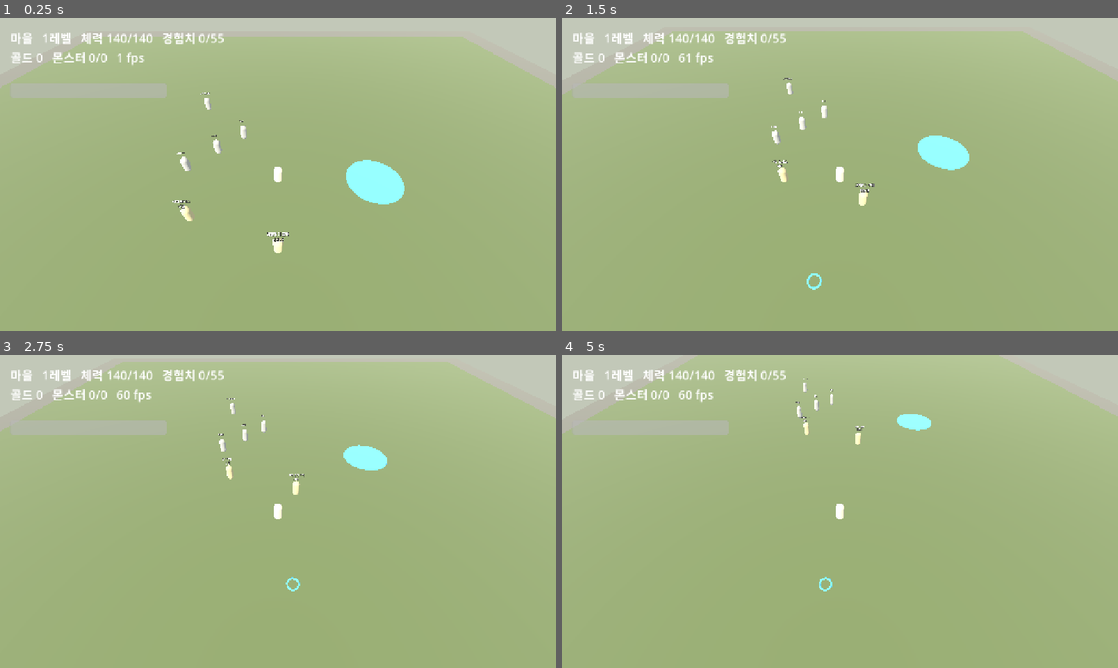
Above: before the commit, frames 1-4 (two rows, left to right).
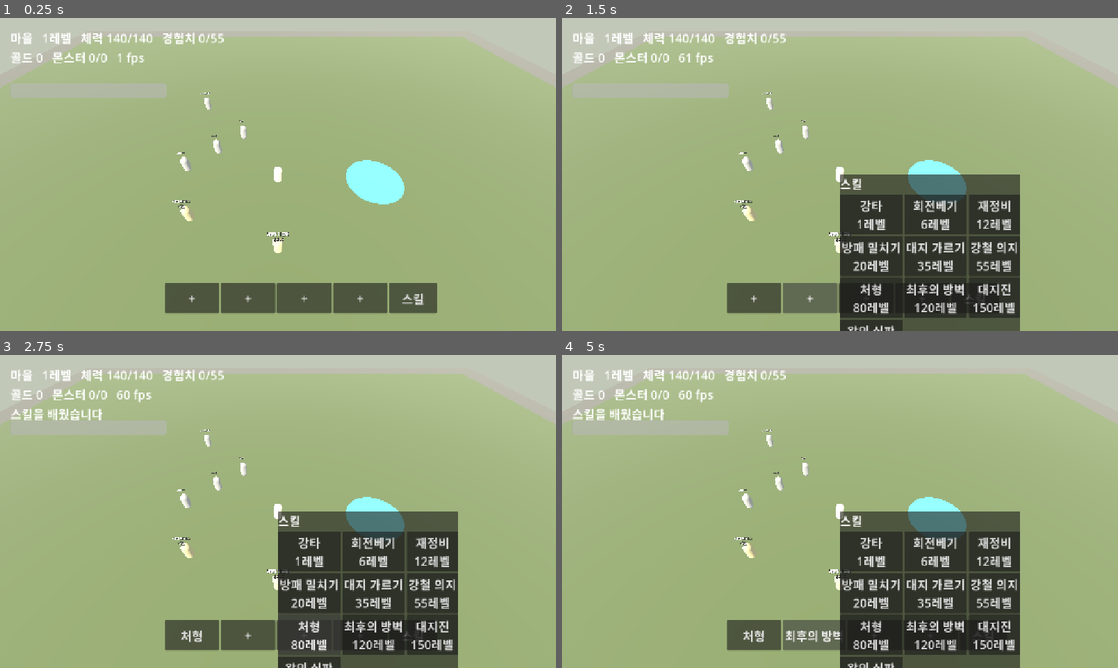
Above: after the commit, the same moments.

Repository: gogoalswo/MMORPG
Game: Godot game, scene res://main.tscn
Two runs of this game, one before a commit and one after it. Both use one fixed random seed, a clock stepped at 60 frames per second and the inputs below.
Inputs (mouse positions are in pixels of both pictures, inside the frame that each line leads up to):
- Up to frame 1 (0.25 s): no input
- Up to frame 2 (1.5 s): click (756, 299) at 0.5 s, where only the run after the commit has a clickable "+"; click (812, 299) at 1.25 s, where only the run after the commit has a clickable "+"
- Up to frame 3 (2.75 s): click (305, 636) at 2 s, where only the run after the commit has a clickable "+"
- Up to frame 4 (5 s): click (756, 636) at 2.75 s, where only the run after the commit has a clickable "처형"; click (923, 636) at 3.5 s, where only the run after the commit has a clickable "+"; click (812, 636) at 4.25 s, where only the run after the commit has a clickable "최후의 방벽"

The runs differ from the first frame. In frame 1, 4.6% of the frame differs, in the area x 29-79%, y 84-95%; in frame 2, 21%; in frame 3, 23%; in frame 4, 24%, in the area x 0-100%, y 0-100%.

Commit message:
고도 이관 11단계: 스킬 시스템 — 배우기·액션바·시전 판정
**스킬 내용(34종)은 다시 만들기로 했으므로 시스템만 옮겼다.** skills.gd 와
World.cast 에는 개별 스킬 수치가 한 줄도 없다 — 표를 읽어 그대로 돌 뿐이라
표가 바뀌면 판정도 화면도 따라온다.

- 배워서 액션바에 올린 것만 쓸 수 있다. 테스트 스위치(unlockAll)가 켜져 있으면
  액션바를 안 보지만, **직업과 쿨타임은 그대로 본다**
- 남의 직업 스킬은 스위치와 무관하게 막힌다
- 경직은 스킬 쿨타임이 아니라 **기본 공격 간격**으로 자른다. 스킬 쿨타임으로
  자르면 걷지도 못하고, 쿨타임을 끈 스위치에서는 경직까지 0 이 된다
- 원거리 스킬은 겨눈 놈 자리에서 터지고(blast_radius), 근접기는 내 몸이 중심이다
- 회복기는 공격 판정을 하지 않는다
- 저장에서 되살릴 때 지금 표에 있는 스킬만 되살린다 — 다시 만드는 중이라
  없어진 id 가 저장에 남아 있을 수 있다

대상 고르기를 _pick_targets 하나로 모았다 (부채꼴·최대 대상 수·터지는 자리).
기본 공격도 같은 함수를 쓴다.

확인: 남의 직업·없는 스킬은 못 배움, 액션바는 배운 것만 4칸, 강타 38 피해(치명타),
회전베기 3마리 동시, 재정비 체력 50->92(140 x 0.3), 회복기에 몬스터 안 맞음,
죽으면 안 나감. 고도 테스트 12개·npm test 135개 통과.

Co-Authored-By: Claude Opus 5 <noreply@anthropic.com>
Claude-Session: https://claude.ai/code/session_01FWZ5o5cfGG3ogQzQN9Uxud

Diff:
--- a/godot/data/skills.json
+++ b/godot/data/skills.json
@@ -478,5 +478,8 @@
     "arrow": 34,
     "fireball": 20,
     "spark": 55
-  }
+  },
+  "cooldownOff": true,
+  "unlockAll": true,
+  "autoTestGapMs": 1000
 }
--- a/godot/game/game.gd
+++ b/godot/game/game.gd
@@ -44,6 +44,9 @@
 var _npc_panel: PanelContainer
 var _npc_title: Label
 var _npc_body: Label
+## 액션바 4칸. 눌리면 그 스킬을 쓴다
+var _bar_buttons: Array = []
+var _skill_panel: PanelContainer
 
 
 func _ready() -> void:
@@ -82,6 +85,13 @@
 			_show_aoe(payload)
 		&"npc":
 			_show_npc(payload)
+		&"skill":
+			# 스킬도 같은 공격 동작을 쓴다
+			_swing_until = Time.get_ticks_msec() + int(payload.get("root_ms", 400))
+		&"skills":
+			_last_event = "스킬을 배웠습니다"
+		&"skillBar":
+			pass
 		&"notice":
 			_last_event = str(payload.get("text", ""))
 		&"gate":
@@ -154,6 +164,88 @@
 
 	_build_gate_panel()
 	_build_npc_panel()
+	_build_skill_bar()
+	_build_skill_panel()
+
+
+## 액션바. 칸 수는 데이터가 정한다 (combat.json 의 skillBarSize)
+func _build_skill_bar() -> void:
+	var row := HBoxContainer.new()
+	row.set_anchors_preset(Control.PRESET_CENTER_BOTTOM)
+	row.position = Vector2(-260, -110)
+	_ui_root.add_child(row)
+
+	for slot in int(GameData.combat().get("skillBarSize", 4)):
+		var button := Button.new()
+		button.custom_minimum_size = Vector2(125, 70)
+		button.text = "-"
+		button.pressed.connect(_on_bar_pressed.bind(slot))
+		row.add_child(button)
+		_bar_buttons.append(button)
+
+	var open := Button.new()
+	open.text = "스킬"
+	open.custom_minimum_size = Vector2(110, 70)
+	open.pressed.connect(func() -> void: _skill_panel.visible = not _skill_panel.visible)
+	row.add_child(open)
+
+
+## 스킬창 — 내 직업 스킬을 늘어놓고, 누르면 배워서 액션바에 올린다.
+## **스킬 내용은 다시 만들기로 했다.** 여기는 표를 읽어 줄을 세울 뿐이라
+## 표가 바뀌면 그대로 따라온다
+func _build_skill_panel() -> void:
+	_skill_panel = PanelContainer.new()
+	_skill_panel.set_anchors_preset(Control.PRESET_CENTER)
+	_skill_panel.visible = false
+	_ui_root.add_child(_skill_panel)
+
+	var rows := VBoxContainer.new()
+	_skill_panel.add_child(rows)
+
+	var title := Label.new()
+	title.text = "스킬"
+	rows.add_child(title)
+
+	var grid := GridContainer.new()
+	grid.columns = 3
+	rows.add_child(grid)
+
+	var me: Dictionary = _transport.snapshot().get("players", {}).get(_transport.my_id(), {})
+	for id in Skills.for_job(str(me.get("job", "knight"))):
+		var skill: Dictionary = Skills.all().get(str(id), {})
+		var button := Button.new()
+		button.text = "%s\n%d레벨" % [skill.get("name", id), skill.get("reqLevel", 1)]
+		button.pressed.connect(_on_skill_pressed.bind(str(id)))
+		grid.add_child(button)
+
+	var close := Button.new()
+	close.text = "닫기"
+	close.pressed.connect(func() -> void: _skill_panel.visible = false)
+	rows.add_child(close)
+
+
+## 스킬창에서 고르면 배우고 빈 칸에 올린다. **배울 수 있는지는 World 가 다시 본다**
+func _on_skill_pressed(skill_id: String) -> void:
+	var me: Dictionary = _transport.snapshot().get("players", {}).get(_transport.my_id(), {})
+	_transport.send(&"learnSkill", {"skill": skill_id})
+
+	var bar: Array = me.get("skill_bar", []).duplicate()
+	if skill_id in bar:
+		return
+	var size := int(GameData.combat().get("skillBarSize", 4))
+	if bar.size() >= size:
+		bar.remove_at(0)
+	bar.append(skill_id)
+	_transport.send(&"setSkillBar", {"bar": bar})
+
+
+func _on_bar_pressed(slot: int) -> void:
+	var me: Dictionary = _transport.snapshot().get("players", {}).get(_transport.my_id(), {})
+	var bar: Array = me.get("skill_bar", [])
+	if slot >= bar.size():
+		_skill_panel.visible = true
+		return
+	_transport.send(&"skill", {"skill": str(bar[slot])})
 
 
 ## NPC 와 말하는 창. 웹 클라의 ui/npcDialog.ts 자리다
@@ -568,6 +660,7 @@
 
 	_hp_bar.max_value = me.stats.maxHp
 	_hp_bar.value = me.hp
+	_refresh_bar(me)
 
 	_label.text = "%s   %d레벨   체력 %d/%d   경험치 %d/%d\n골드 %d   몬스터 %d/%d   %d fps\n%s" % [
 		GameData.zone(zone_now).get("name", zone_now),
@@ -632,6 +725,28 @@
 	mat.transparency = BaseMaterial3D.TRANSPARENCY_ALPHA
 	mat.shading_mode = BaseMaterial3D.SHADING_MODE_UNSHADED
 	return mat
+
+
+## 액션바 글자를 상태에 맞춘다. 쿨타임이 남았으면 남은 초를 적는다
+func _refresh_bar(me: Dictionary) -> void:
+	var bar: Array = me.get("skill_bar", [])
+	var ready_at: Dictionary = me.get("skill_ready_at", {})
+	var now := Time.get_ticks_msec()
+	for slot in _bar_buttons.size():
+		var button: Button = _bar_buttons[slot]
+		if slot >= bar.size():
+			button.text = "+"
+			button.disabled = false
+			continue
+		var id := str(bar[slot])
+		var skill: Dictionary = Skills.all().get(id, {})
+		var left := int(ready_at.get(id, 0)) - now
+		if left > 0:
+			button.text = "%s\n%.1f초" % [skill.get("name", id), left / 1000.0]
+			button.disabled = true
+		else:
+			button.text = str(skill.get("name", id))
+			button.disabled = false
 
 
 func _tick_aoe() -> void:
--- a/godot/net/local_transport.gd
+++ b/godot/net/local_transport.gd
@@ -41,6 +41,12 @@
 			_world.travel(MY_ID, str(payload.get("zone", "")))
 		&"npc":
 			_world.npc_open(MY_ID, str(payload.get("name", "")))
+		&"learnSkill":
+			_world.learn_skill(MY_ID, str(payload.get("skill", "")))
+		&"setSkillBar":
+			_world.set_skill_bar(MY_ID, payload.get("bar", []))
+		&"skill":
+			_world.cast(MY_ID, str(payload.get("skill", "")))
 		&"save":
 			_world.save(MY_ID)
 		_:
--- /dev/null
+++ b/godot/tests/skill_test.gd
@@ -0,0 +1,198 @@
+extends SceneTree
+
+## 스킬 **시스템** — 배우기·액션바·시전·판정.
+##
+## **스킬 내용(34종)은 다시 만들기로 했다.** 그래서 여기서는 개별 스킬의 수치가
+## 맞는지가 아니라, 표에 적힌 대로 판정이 도는지를 본다. 표가 바뀌면 이 테스트가
+## 읽는 값도 같이 바뀐다.
+##
+##   godot --headless --path godot --script tests/skill_test.gd
+
+var _failed := 0
+
+
+func _init() -> void:
+	Save.clear()
+	_case_learn()
+	_case_bar()
+	_case_cast()
+	_case_multi()
+	_case_heal()
+	_case_dead()
+	Save.clear()
+
+	if _failed == 0:
+		print("스킬: 전부 통과")
+		quit(0)
+	else:
+		print("스킬: %d개 실패" % _failed)
+		quit(1)
+
+
+func _fail(text: String) -> void:
+	print("  실패 " + text)
+	_failed += 1
+
+
+func _first(events: Array, type_name: String) -> Dictionary:
+	for e in events:
+		if e.get("type", "") == type_name:
+			return e
+	return {}
+
+
+## 마을(몬스터 0)에 시험용을 놓는다. 사냥터를 쓰면 다른 놈이 먼저 맞는다
+func _setup(mob_count: int = 1) -> Array:
+	var w := World.new()
+	w.open("village")
+	w.join("me")
+	var me: Dictionary = w.snapshot().players["me"]
+	var mobs: Array = w.snapshot().monsters
+	for i in mob_count:
+		var mob := World.make_monster(
+			"dummy%d" % i, GameData.monster_kind("mob003"), 1.5 + i * 0.6, 0.0, 10000.0, 0.0
+		)
+		mobs.append(mob)
+	# 몬스터 쪽을 본다
+	w.input_move("me", 1, 1.0, 0.0, 0.0)
+	return [w, me, mobs]
+
+
+func _case_learn() -> void:
+	var s := _setup()
+	var w: World = s[0]
+	var me: Dictionary = s[1]
+
+	# 남의 직업 스킬은 못 배운다 — 스위치와 무관하다
+	w.learn_skill("me", "fireball")
+	if "fireball" in me.skills:
+		_fail("마법사 스킬을 배웠다")
+
+	# 없는 스킬도 마찬가지
+	w.learn_skill("me", "없는스킬")
+	if me.skills.size() != 0:
+		_fail("없는 스킬이 들어갔다")
+
+	w.drain_events()
+	w.learn_skill("me", "heavy_strike")
+	if not ("heavy_strike" in me.skills):
+		_fail("내 직업 스킬을 못 배웠다")
+	elif _first(w.drain_events(), "skills").is_empty():
+		_fail("배웠다고 알려 주지 않았다")
+	else:
+		print("  배우기: %s (포인트 %d, 잠금해제 스위치 %s)" % [
+			str(me.skills), me.skill_points, Skills.unlock_all()
+		])
+
+
+func _case_bar() -> void:
+	var s := _setup()
+	var w: World = s[0]
+	var me: Dictionary = s[1]
+	var size := int(GameData.combat().get("skillBarSize", 4))
+
+	# 안 배운 것은 안 올라간다
+	w.set_skill_bar("me", ["heavy_strike", "whirlwind"])
+	if me.skill_bar.size() != 0:
+		_fail("안 배운 스킬이 액션바에 올라갔다")
+
+	for id in Skills.for_job("knight"):
+		w.learn_skill("me", str(id))
+	w.set_skill_bar("me", Skills.for_job("knight"))
+	if me.skill_bar.size() != size:
+		_fail("액션바가 %d칸이어야 하는데 %d" % [size, me.skill_bar.size()])
+	else:
+		print("  액션바 %d칸: %s" % [size, str(me.skill_bar)])
+
+
+func _case_cast() -> void:
+	var s := _setup()
+	var w: World = s[0]
+	var me: Dictionary = s[1]
+	var mob: Dictionary = s[2][0]
+	w.learn_skill("me", "heavy_strike")
+	w.set_skill_bar("me", ["heavy_strike"])
+	w.drain_events()
+
+	w.cast("me", "heavy_strike")
+	var events := w.drain_events()
+	var used := _first(events, "skill")
+	var hit := _first(events, "hit")
+	if used.is_empty():
+		_fail("스킬을 못 썼다")
+		return
+	if int(used.root_ms) <= 0:
+		_fail("경직이 0 이다 — 스킬도 같은 공격 동작을 쓴다")
+	if hit.is_empty():
+		_fail("사거리 안인데 안 맞았다")
+		return
+
+	# 강타 power 2.2, 기사 Lv1 공격 12 -> 26.4, 들늑대 방어 3 -> 25 (치명타면 1.5배)
+	var want: int = 38 if hit.crit else 25
+	if int(hit.amount) != want:
+		_fail("피해가 %d 여야 하는데 %d" % [want, hit.amount])
+	elif str(hit.get("skill", "")) != "heavy_strike":
+		_fail("어느 스킬이었는지 안 실려 왔다")
+	else:
+		print("  강타: %d 피해 (경직 %dms)" % [hit.amount, used.root_ms])
+
+	# 남의 직업 스킬은 써지지 않는다
+	w.cast("me", "fireball")
+	if not _first(w.drain_events(), "skill").is_empty():
+		_fail("마법사 스킬이 나갔다")
+
+
+func _case_multi() -> void:
+	# 회전베기 maxTargets 5, 전방위(arc 2PI) — 앞에 셋을 놓으면 셋 다 맞아야 한다
+	var s := _setup(3)
+	var w: World = s[0]
+	w.learn_skill("me", "whirlwind")
+	w.set_skill_bar("me", ["whirlwind"])
+	w.drain_events()
+
+	w.cast("me", "whirlwind")
+	var hits := 0
+	for e in w.drain_events():
+		if e.get("type", "") == "hit":
+			hits += 1
+	if hits != 3:
+		_fail("회전베기가 3마리를 쳐야 하는데 %d마리" % hits)
+	else:
+		print("  회전베기: %d마리 동시" % hits)
+
+
+func _case_heal() -> void:
+	# 재정비 selfHeal 0.3 — 공격 판정을 하지 않고 체력만 올린다
+	var s := _setup()
+	var w: World = s[0]
+	var me: Dictionary = s[1]
+	var mob: Dictionary = s[2][0]
+	me.hp = 50
+	w.learn_skill("me", "regroup")
+	w.set_skill_bar("me", ["regroup"])
+	w.drain_events()
+
+	w.cast("me", "regroup")
+	var events := w.drain_events()
+	var heal := _first(events, "hit")
+	if int(me.hp) != 92:  # 50 + round(140 * 0.3)
+		_fail("체력이 92 여야 하는데 %d" % me.hp)
+	elif not bool(heal.get("heal", false)):
+		_fail("회복이라고 알려 주지 않았다")
+	elif int(mob.hp) != int(mob.max_hp):
+		_fail("회복기인데 몬스터가 맞았다")
+	else:
+		print("  재정비: 체력 50 -> %d" % me.hp)
+
+
+func _case_dead() -> void:
+	var s := _setup()
+	var w: World = s[0]
+	var me: Dictionary = s[1]
+	w.learn_skill("me", "heavy_strike")
+	w.set_skill_bar("me", ["heavy_strike"])
+	me["dead"] = true
+	w.drain_events()
+	w.cast("me", "heavy_strike")
+	if not w.drain_events().is_empty():
+		_fail("죽었는데 스킬이 나갔다")
--- a/godot/world/save.gd
+++ b/godot/world/save.gd
@@ -31,6 +31,9 @@
 		"hp": player.hp,
 		"dead": player.get("dead", false),
 		"gold": player.get("gold", 0),
+		"skills": player.get("skills", []),
+		"skill_points": player.get("skill_points", 0),
+		"skill_bar": player.get("skill_bar", []),
 	}, "\t"))
 	file.close()
 
--- /dev/null
+++ b/godot/world/skills.gd
@@ -0,0 +1,75 @@
+class_name Skills
+extends RefCounted
+
+## packages/shared/src/skills.ts 의 판정 함수 이식본.
+##
+## **스킬 내용(34종)은 다시 만들기로 했다.** 여기 있는 것은 내용과 무관한 규칙뿐이고,
+## 표(`data/skills.json`)가 바뀌어도 그대로 돈다.
+##
+## 테스트 스위치 두 개가 표에 같이 들어 있다 — 켜져 있으면 쿨타임이 0 이고
+## 요구 레벨·스킬 포인트를 안 본다. 끄면 곧바로 다시 잠긴다.
+
+static func _table() -> Dictionary:
+	return GameData.load_table("skills")
+
+
+static func all() -> Dictionary:
+	return _table().get("skills", {})
+
+
+static func for_job(job: String) -> Array:
+	return _table().get("byJob", {}).get(job, [])
+
+
+## **이 직업이 실제로 가진 스킬인지 — 판정하는 쪽이 반드시 확인해야 한다**
+static func get_skill(job: String, skill_id: String) -> Dictionary:
+	var skill: Dictionary = all().get(skill_id, {})
+	if skill.is_empty() or str(skill.get("job", "")) != job:
+		return {}
+	return skill
+
+
+static func cooldown_off() -> bool:
+	return bool(_table().get("cooldownOff", false))
+
+
+static func unlock_all() -> bool:
+	return bool(_table().get("unlockAll", false))
+
+
+## 실제로 적용할 쿨타임(ms) — 테스트 스위치가 켜져 있으면 0
+static func cooldown_of(skill: Dictionary) -> int:
+	return 0 if cooldown_off() else int(skill.get("cooldown", 0))
+
+
+## 배울 수 있나. **직업은 스위치와 무관하게 본다** —
+## 남의 직업 스킬은 배워 봐야 쓸 수가 없다
+static func can_learn(skill: Dictionary, job: String, level: int) -> bool:
+	if str(skill.get("job", "")) != job:
+		return false
+	return unlock_all() or level >= int(skill.get("reqLevel", 1))
+
+
+static func point_cost() -> int:
+	return 0 if unlock_all() else 1
+
+
+## 날아가는 것이 보이는 스킬인가. 따로 필드를 두지 않고 projectile 로 가른다 —
+## 필드를 하나 더 만들면 두 값이 어긋난 스킬이 반드시 생긴다
+static func is_ranged(skill: Dictionary) -> bool:
+	return str(skill.get("projectile", "")) != ""
+
+
+## 원거리 스킬이 **타겟 자리에서** 터질 때의 판정 반경.
+##
+## 사거리를 그대로 쓰면 안 된다 — 원거리기는 사거리가 10~14 라 타겟을 중심으로
+## 그만큼 잡으면 화면 전체가 범위가 된다. 단일기는 몸 하나 크기만 본다
+static func blast_radius(skill: Dictionary) -> float:
+	var c := GameData.combat()
+	var minimum := float(c.get("skillBlastMin", 0.6))
+	if int(skill.get("maxTargets", 1)) <= 1:
+		return minimum
+	return minf(
+		float(c.get("skillBlastMax", 6.0)),
+		maxf(minimum, float(skill.get("range", 0)) * float(c.get("skillBlastRatio", 0.35))),
+	)
--- a/godot/world/world.gd
+++ b/godot/world/world.gd
@@ -98,6 +98,12 @@
 		"stats": stats,
 		"next_attack_at": 0,
 		"rooted_until": 0,
+		# --- 스킬 ---
+		"skills": kept.get("skills", []).duplicate(),
+		"skill_points": int(kept.get("skill_points", level - 1)),
+		"skill_bar": kept.get("skill_bar", []).duplicate(),
+		# 스킬별 다음에 쓸 수 있는 시각
+		"skill_ready_at": {},
 	}
 
 
@@ -215,55 +221,59 @@
 	# 휘두르는 동안 못 움직인다는 통보. 화면이 이 값만큼 동작을 튼다
 	_events.append({"type": "swing", "id": player_id, "root_ms": root})
 
-	var target := _pick_target(player, float(stats.attackRange))
-	if target.is_empty():
-		return
-
-	var damage := Combat.compute_damage(float(stats.attack), target.defense)
-	var crit := Combat.roll_crit(float(stats.crit), _rng.randf())
-	if crit:
-		damage = roundi(damage * float(stats.critDamage))
-
-	target.hp = maxi(0, int(target.hp) - damage)
-	_events.append({
-		"type": "hit",
-		"target": target.id,
-		"amount": damage,
-		"crit": crit,
-		"killed": target.hp <= 0,
-		"x": target.x,
-		"z": target.z,
-	})
-
-	if target.hp <= 0:
-		_kill(player, target, now)
-
-
-## 정면 부채꼴 안에서 가장 가까운 산 몬스터
-func _pick_target(player: Dictionary, attack_range: float) -> Dictionary:
+	var picked := _pick_targets(player, float(stats.attackRange), _attack_arc(), 1)
+	if picked.is_empty():
+		return
+	var target: Dictionary = picked[0]
+
+	_hit_monster(player, target, float(stats.attack), "")
+
+
+## 맞을 놈들을 고른다. **가까운 순서로 max_targets 만큼.**
+##
+## origin 이 주어지면 그 자리를 중심으로 한 **원**으로 본다 (원거리 스킬이 날아가
+## 터진 것). 날아가 터진 것에 "시전자 정면"은 의미가 없다. origin 이 없으면
+## 시전자 자리에서 정면 부채꼴로 본다 — 등 뒤는 맞지 않는다.
+func _pick_targets(
+	player: Dictionary,
+	reach: float,
+	arc: float,
+	max_targets: int,
+	origin: Dictionary = {},
+) -> Array:
+	if max_targets <= 0:
+		return []
+	var from_x: float = origin.get("x", player.x)
+	var from_z: float = origin.get("z", player.z)
 	var facing_x := sin(float(player.rot))
 	var facing_z := cos(float(player.rot))
-	var half_arc := float(GameData.combat().get("attackArc", PI * 0.6)) / 2.0
-
-	var best: Dictionary = {}
-	var best_dist := INF
+	var half_arc := arc / 2.0
+	var use_arc := origin.is_empty() and arc < TAU
+
+	var found: Array = []
 	for monster in _monsters:
 		if int(monster.hp) <= 0:
 			continue
-		var dx: float = monster.x - player.x
-		var dz: float = monster.z - player.z
+		var dx: float = monster.x - from_x
+		var dz: float = monster.z - from_z
 		var dist := sqrt(dx * dx + dz * dz)
-		if dist > attack_range:
-			continue
-		# 등 뒤는 맞지 않는다
-		if dist >= 1e-3:
+		if dist > reach:
+			continue
+		if use_arc and dist >= 1e-3:
 			var dot := (dx / dist) * facing_x + (dz / dist) * facing_z
 			if acos(clampf(dot, -1.0, 1.0)) > half_arc:
 				continue
-		if dist < best_dist:
-			best_dist = dist
-			best = monster
-	return best
+		found.append({"monster": monster, "dist": dist})
+
+	# 가까운 순서로 — 범위기라도 눈앞의 적부터 맞는 게 자연스럽다
+	found.sort_custom(func(a, b): return a.dist < b.dist)
+
+	var out: Array = []
+	for entry in found:
+		if out.size() >= max_targets:
+			break
+		out.append(entry.monster)
+	return out
 
 
 func _kill(player: Dictionary, target: Dictionary, now: int) -> void:
@@ -280,6 +290,8 @@
 		# 레벨이 오르면 스탯을 다시 만들고 체력을 채운다
 		player.stats = Combat.stats_for(str(player.job), grown.level)
 		player.hp = player.stats.maxHp
+		var per_level := int(GameData.combat().get("skillPointPerLevel", 1))
+		player.skill_points = int(player.skill_points) + (grown.level - before) * per_level
 		_events.append({"type": "levelUp", "level": grown.level})
 
 
@@ -568,6 +580,20 @@
 	player.hp = clampi(int(saved.get("hp", player.stats.maxHp)), 0, int(player.stats.maxHp))
 	player.gold = int(saved.get("gold", 0))
 	player["dead"] = bool(saved.get("dead", false))
+	# 배운 스킬은 표가 바뀌어도 살아남게 **지금 있는 것만** 되살린다 —
+	# 스킬을 다시 만드는 중이라 없어진 id 가 저장에 남아 있을 수 있다
+	var known := Skills.all()
+	var learned: Array = []
+	for id in saved.get("skills", []):
+		if known.has(str(id)):
+			learned.append(str(id))
+	player.skills = learned
+	player.skill_points = int(saved.get("skill_points", 0))
+	var bar: Array = []
+	for id in saved.get("skill_bar", []):
+		if str(id) in learned:
+			bar.append(str(id))
+	player.skill_bar = bar
 	# 죽은 채로 저장됐으면 자리는 스폰으로 둔다 — 시체 자리에서 시작할 이유가 없다
 	if not player.dead:
 		player.x = clampf(float(saved.get("x", player.x)), -half_size, half_size)
@@ -604,3 +630,148 @@
 			"items": [],
 		})
 		return
+
+
+## 기본 공격이 닿는 정면 각도(라디안). 등 뒤의 적은 맞지 않는다
+func _attack_arc() -> float:
+	return float(GameData.combat().get("attackArc", PI * 0.6))
+
+
+## 스킬을 배운다. **직업·레벨·포인트를 여기서 다시 본다.**
+func learn_skill(player_id: String, skill_id: String) -> void:
+	var player: Dictionary = _players.get(player_id, {})
+	if player.is_empty():
+		return
+	var skill := Skills.get_skill(str(player.job), skill_id)
+	if skill.is_empty():
+		_events.append({"type": "notice", "text": "쓸 수 없는 스킬입니다"})
+		return
+	if skill_id in player.skills:
+		return
+	if not Skills.can_learn(skill, str(player.job), int(player.level)):
+		_events.append({"type": "notice", "text": "%d레벨에 배웁니다" % int(skill.get("reqLevel", 1))})
+		return
+	var cost := Skills.point_cost()
+	if int(player.skill_points) < cost:
+		_events.append({"type": "notice", "text": "스킬 포인트가 모자랍니다"})
+		return
+
+	player.skill_points = int(player.skill_points) - cost
+	player.skills.append(skill_id)
+	_events.append({"type": "skills", "learned": player.skills.duplicate()})
+
+
+## 액션바를 정한다. 배운 것만, 칸 수만큼만 올라간다
+func set_skill_bar(player_id: String, ids: Array) -> void:
+	var player: Dictionary = _players.get(player_id, {})
+	if player.is_empty():
+		return
+	var size := int(GameData.combat().get("skillBarSize", 4))
+	var bar: Array = []
+	for id in ids:
+		if bar.size() >= size:
+			break
+		if str(id) in player.skills:
+			bar.append(str(id))
+	player.skill_bar = bar
+	_events.append({"type": "skillBar", "bar": bar.duplicate()})
+
+
+## 스킬을 쓴다. 판정은 전부 여기서 한다 — 화면이 보내는 건 "쓰고 싶다" 뿐이다.
+func cast(player_id: String, skill_id: String) -> void:
+	var player: Dictionary = _players.get(player_id, {})
+	if player.is_empty() or bool(player.dead):
+		return
+
+	# 없는 스킬이거나 다른 직업 스킬
+	var skill := Skills.get_skill(str(player.job), skill_id)
+	if skill.is_empty():
+		return
+
+	# 배워서 액션바에 올린 것만 쓸 수 있다.
+	# **테스트 스위치가 켜져 있으면 액션바를 안 본다** — 스킬창에서 바로 쏴 보려고.
+	# 직업과 쿨타임은 그대로 본다
+	if not Skills.unlock_all() and not (skill_id in player.skill_bar):
+		return
+
+	var now := Time.get_ticks_msec()
+	var ready_at: Dictionary = player.skill_ready_at
+	if now < int(ready_at.get(skill_id, 0)):
+		return
+	ready_at[skill_id] = now + Skills.cooldown_of(skill)
+
+	var stats: Dictionary = player.stats
+
+	# 겨눈 놈 쪽으로 몸을 돌리는 것은 **쿨타임을 돌리기 전이 아니라** 여기서 한다.
+	# 회복기도 대상을 향해 서야 이펙트가 엉뚱한 쪽을 보지 않는다
+	var aim: Dictionary = {}
+	if int(skill.get("maxTargets", 1)) > 0:
+		var near := _pick_targets(player, float(skill.range), TAU, 1)
+		if not near.is_empty():
+			aim = near[0]
+			player.rot = atan2(aim.x - player.x, aim.z - player.z)
+
+	# 스킬도 같은 공격 모션을 쓰므로 같은 동안 발이 묶인다.
+	# **기본 공격 간격으로 자른다** — 스킬 쿨타임(수 초)으로 자르면 걷지도 못하고,
+	# 테스트 스위치로 쿨타임이 0 이 되면 경직까지 0 이 된다
+	var root := Combat.attack_root_ms(
+		Combat.effective_cooldown(stats.attackCooldown, stats.attackSpeed)
+	)
+	player.rooted_until = now + root
+	_events.append({"type": "skill", "id": player_id, "skill": skill_id, "root_ms": root})
+
+	# 회복형은 공격 판정을 하지 않는다
+	var heal := float(skill.get("selfHeal", 0.0))
+	if heal > 0.0:
+		var before := int(player.hp)
+		player.hp = mini(int(stats.maxHp), before + roundi(float(stats.maxHp) * heal))
+		_events.append({
+			"type": "hit",
+			"target": player_id,
+			"target_kind": "player",
+			"amount": int(player.hp) - before,
+			"heal": true,
+			"crit": false,
+			"killed": false,
+			"x": player.x,
+			"z": player.z,
+		})
+		return
+
+	# **겨눈 놈이 있으면 원거리 스킬은 그 자리에서 터진다.** 근접기는 내 몸이
+	# 중심이다 — 내 앞을 베는 동작인데 판정만 저쪽에서 나면 이펙트와 어긋난다
+	var origin: Dictionary = {}
+	var reach := float(skill.range)
+	if not aim.is_empty() and Skills.is_ranged(skill):
+		origin = {"x": aim.x, "z": aim.z}
+		reach = Skills.blast_radius(skill)
+
+	var attack := float(stats.attack) * float(skill.get("power", 1.0))
+	for target in _pick_targets(
+		player, reach, float(skill.arc), int(skill.get("maxTargets", 1)), origin
+	):
+		_hit_monster(player, target, attack, skill_id)
+
+
+## 몬스터 하나를 때린다. 기본 공격과 스킬이 같은 자리를 쓴다
+func _hit_monster(player: Dictionary, target: Dictionary, attack: float, skill_id: String) -> void:
+	var stats: Dictionary = player.stats
+	var damage := Combat.compute_damage(attack, target.defense)
+	var crit := Combat.roll_crit(float(stats.crit), _rng.randf())
+	if crit:
+		damage = roundi(damage * float(stats.critDamage))
+
+	target.hp = maxi(0, int(target.hp) - damage)
+	_events.append({
+		"type": "hit",
+		"target": target.id,
+		"target_kind": "monster",
+		"amount": damage,
+		"crit": crit,
+		"killed": target.hp <= 0,
+		"skill": skill_id,
+		"x": target.x,
+		"z": target.z,
+	})
+	if target.hp <= 0:
+		_kill(player, target, Time.get_ticks_msec())
Not shown, added: godot/tests/npc_test.gd.uid
Not shown, added: godot/tests/save_test.gd.uid
Not shown, added: godot/world/skills.gd.uid
Not shown, changed: .github/workflows/pages.yml
Not shown, changed: docs/features/godot-migration.md
